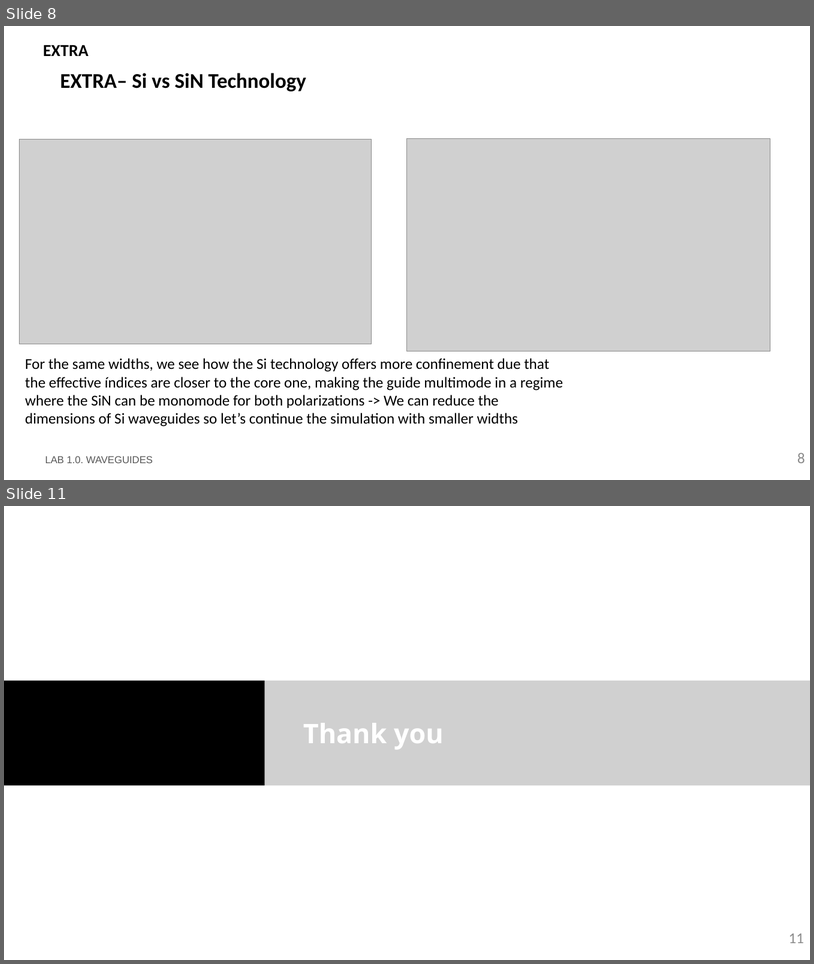
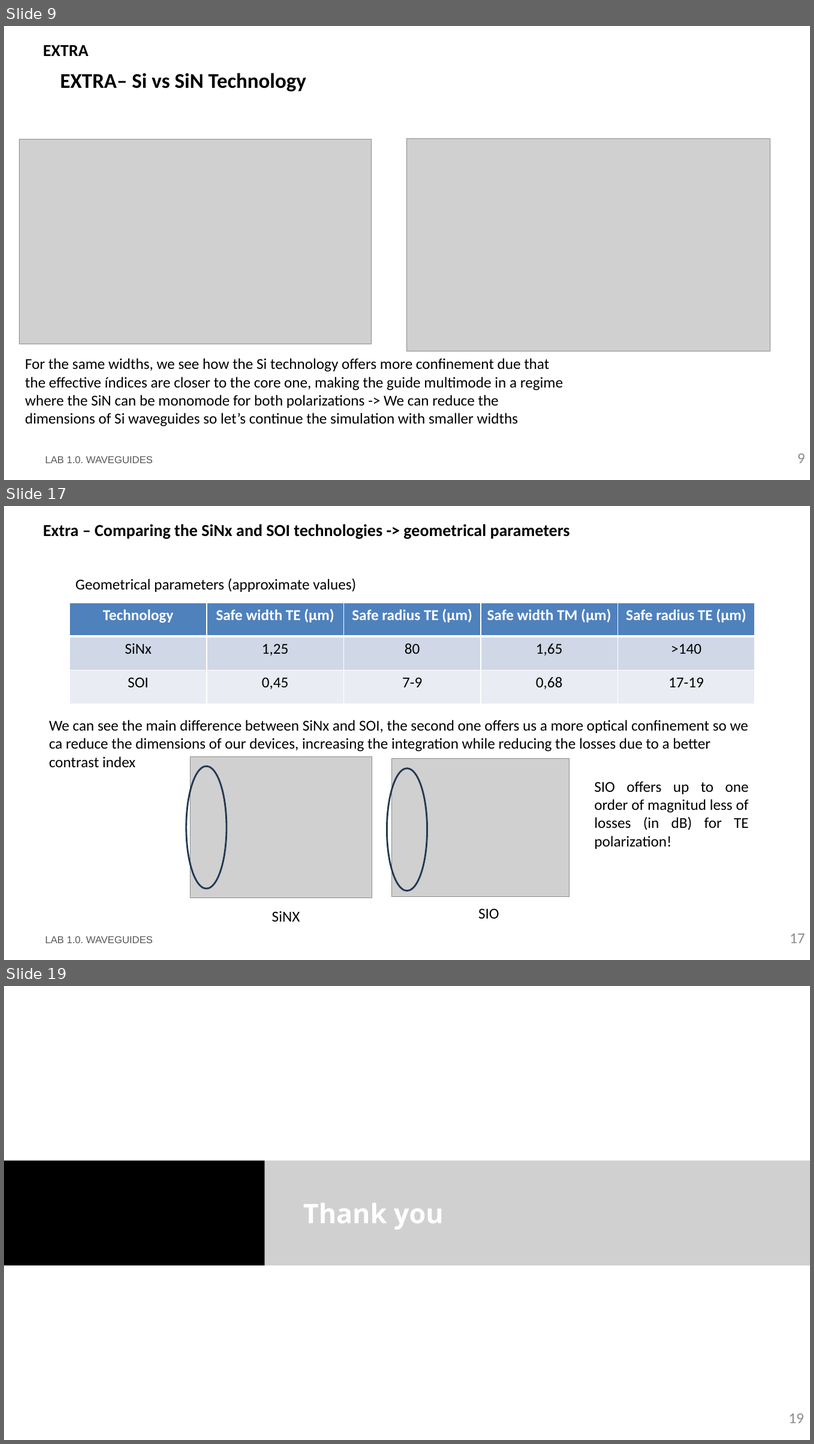
Before and after one commit to DBAEASE/pic-upv-lab1, a slide deck: LabBook_10.pptx. Shown one above the other, each under a label of ours: slides 8 and 11 before the commit, slides 9, 17 and 19 after it; the slides between them are not shown. The pictures are 814x964 and 814x1444 pixels, drawn with LibreOffice and Linux fonts; fonts in the diff are those of the drawing; grey boxes stand for pictures; background and template pictures are left out. Boxes give left, top, right and bottom in pixels: in the first picture for what was removed or moved away, otherwise in the second. Text is boxed around its words. In the diff, an @@ line names an element or a change of style, - is before the commit and + after.

Commit message:
Extra hecho

```diff
--- a/LabBook_10.pptx
+++ b/LabBook_10.pptx
@@ slide 17 added at <box>4,506,810,960</box>, background #FFFFFF @@
@@ title added at <box>43,524,570,539</box>, 20 pt, text #000000, bold @@
+Extra – Comparing the SiNx and SOI technologies -> geometrical parameters
@@ text added at <box>75,579,356,592</box>, 18 pt, text #000000 @@
+Geometrical parameters (approximate values)
@@ table added at <box>70,603,756,705</box>, 3 rows, 5 columns @@
+Technology | Safe width TE (µm) | Safe radius TE (µm) | Safe width TM (µm) | Safe radius TE (µm)
+SiNx | 1,25 | 80 | 1,65 | >140
+SOI | 0,45 | 7-9 | 0,68 | 17-19
@@ text added at <box>49,720,749,767</box>, 18 pt, text #000000 @@
+We can see the main difference between SiNx and SOI, the second one offers us a more optical confinement so we ca reduce the dimensions of our devices, increasing the integration while reducing the losses due to a better contrast index
@@ picture added at <box>191,756,372,898</box> @@
@@ ellipse added at <box>186,766,227,888</box>, outline #233953 2 pt @@
@@ ellipse added at <box>387,768,428,890</box>, outline #233953 2 pt @@
@@ picture added at <box>392,759,570,897</box> @@
@@ text added at <box>594,781,749,849</box>, 18 pt, text #000000 @@
+SIO offers up to one order of magnitud less of losses (in dB) for TE polarization!
@@ text added at <box>272,910,300,921</box>, 18 pt, text #000000 @@
+SiNX
@@ text added at <box>479,908,500,918</box>, 18 pt, text #000000 @@
+SIO
@@ text added at <box>45,936,153,943</box>, 12 pt, text #585858 @@
+LAB 1.0. WAVEGUIDES
@@ page number added at <box>790,933,806,943</box>, 18 pt, text #8C8C8C @@
+17
@@ what was slide 8 is now slide 9 @@
@@ page number at <box>798,453,806,463</box>: text changed @@
-8
+9
@@ what was slide 11 is now slide 19 @@
@@ page number at <box>789,1413,804,1423</box>: text changed @@
-11
+19
```
Also in this commit, not shown: 4 slides changed, 7 other slides added, 1 other file.
